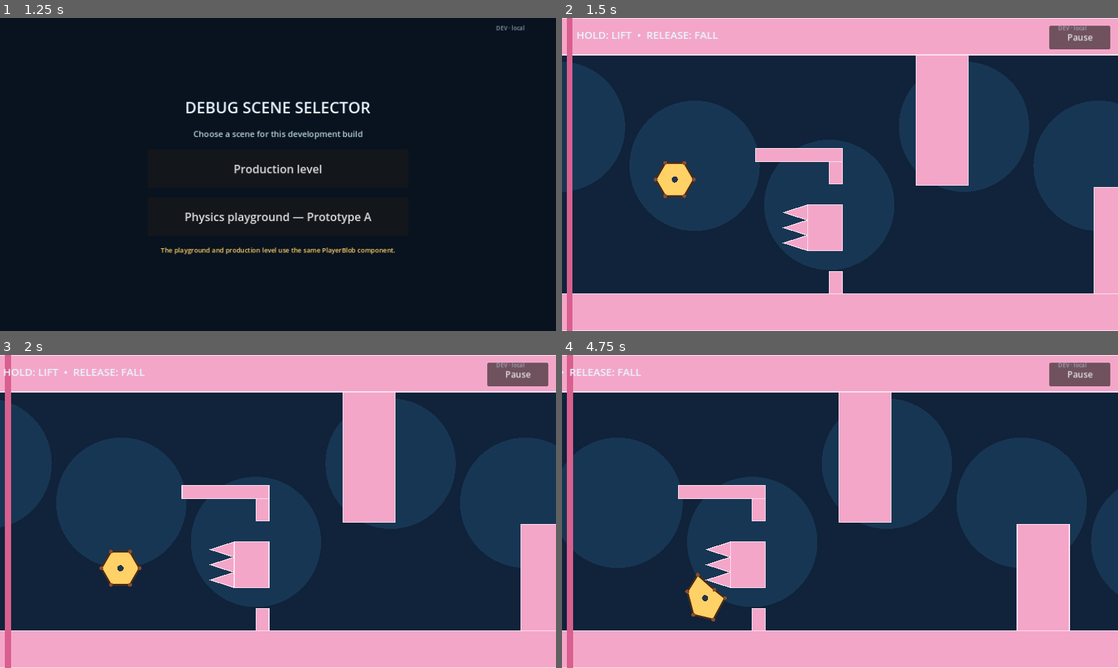
Above: before the commit, frames 1-4 (two rows, left to right).
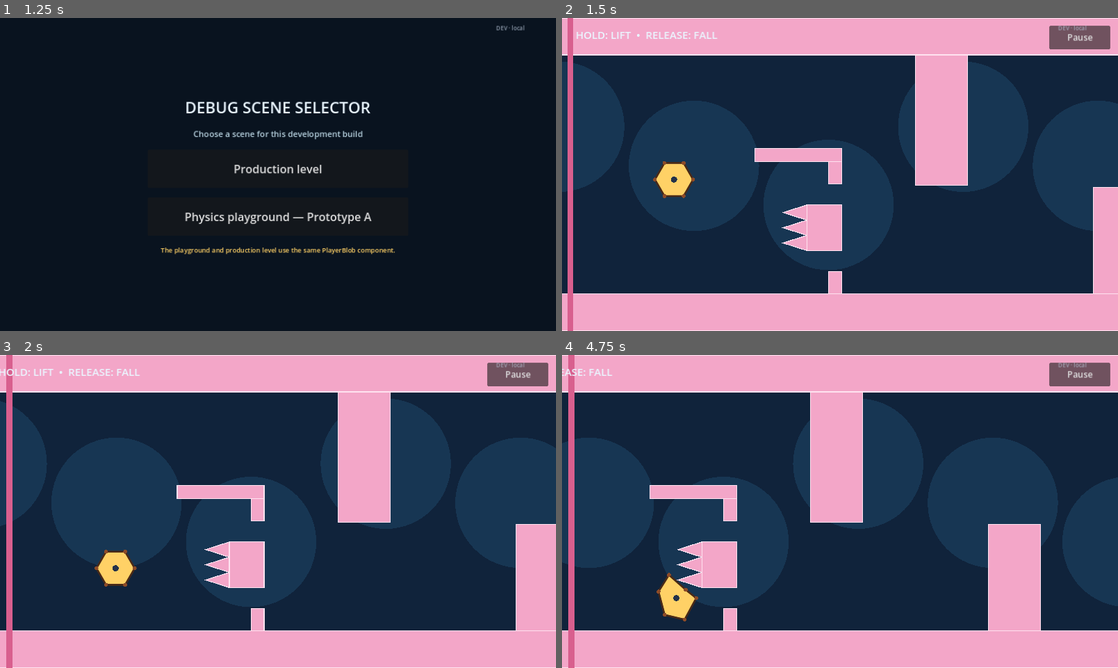
Above: after the commit, the same moments.

Repository: ted7007/test-ai-game
Game: Godot game, scene res://debug_launcher.tscn
Same seed, same stepped clock (60 frames per second), same inputs: the game is played once before the commit and once after it.
Inputs (mouse positions are in pixels of both pictures, inside the frame that each line leads up to):
- Up to frame 1 (1.25 s): click "DEV · local" at 0.5 s
- Up to frame 2 (1.5 s): click "Production level" at 1.25 s
- Up to frame 3 (2 s): no input
- Up to frame 4 (4.75 s): click "DEV · local" at 2 s; click "DEV · local" at 2.75 s; click "DEV · local" at 3.5 s; tap Enter at 4.25 s; move the mouse to (962, 495) at 4.27 s; hold Space (fly) from 4.28 s (still down); click (962, 495) at 4.42 s

Frame 1 is identical in both runs. In frame 2, 1.0% of the frame differs, in the area x 0-96%, y 0-100%; in frame 3, 3.1%; in frame 4, 13%, in the area x 0-92%, y 0-100%.
Error in both runs: Invalid assignment of property or key 'max_length' with value of type 'float' on a base object of type 'DampedSpringJoint2D'. (res://player/player_blob.gd:207)

Commit message:
Stabilize multi-character finish lifecycle

Diff:
--- a/main.gd
+++ b/main.gd
@@ -16,10 +16,10 @@
 const PAUSE_MENU_SCENE := preload("res://ui/pause_menu.tscn")
 
 @export_category("Camera pacing")
-@export_range(0.0, 300.0, 5.0, "suffix:px/s") var camera_base_scroll_speed := 55.0
-@export_range(0.0, 500.0, 10.0, "suffix:px") var camera_catchup_start_distance := 220.0
-@export_range(0.0, 3.0, 0.05) var camera_catchup_gain := 0.65
-@export_range(55.0, 500.0, 5.0, "suffix:px/s") var camera_max_scroll_speed := 220.0
+@export_range(0.0, 300.0, 5.0, "suffix:px/s") var camera_base_scroll_speed := 75.0
+@export_range(0.0, 500.0, 10.0, "suffix:px") var camera_catchup_start_distance := 180.0
+@export_range(0.0, 3.0, 0.05) var camera_catchup_gain := 0.75
+@export_range(55.0, 500.0, 5.0, "suffix:px/s") var camera_max_scroll_speed := 260.0
 
 @onready var camera: Camera2D = $Camera2D
 
@@ -33,8 +33,12 @@
 var _has_split := false
 var _touch_lift := false
 var _pause_menu: GamePauseMenu
+var _total_participants := 0
+var _finished_participants := 0
+var _lost_participants := 0
 
 func _ready() -> void:
+	_reset_attempt_result()
 	_register_player($PlayerBlob)
 	_build_level()
 	_build_ui()
@@ -47,6 +51,7 @@
 		_publish_debug_data(delta)
 		return
 	_elapsed += delta
+	var finished: Array[PlayerBlob] = []
 	var eliminated: Array[PlayerBlob] = []
 	var last_elimination_reason := "No players remaining"
 	for current_player in _players:
@@ -57,23 +62,28 @@
 			else:
 				current_player.recover_shape_in_place()
 				DebugLog.event("Small blob recovered from an unstable stretch")
-	_update_camera(delta)
-	for current_player in _players:
-		if current_player in eliminated:
-			continue
+	for current_player in _players:
 		if current_player.get_center_position().x >= FINISH_X:
-			_win_level()
-			break
-		if current_player.get_center_position().y > FALL_DEATH_Y:
+			finished.append(current_player)
+		elif current_player.get_center_position().y > FALL_DEATH_Y:
 			eliminated.append(current_player)
 			last_elimination_reason = "Fell below the level"
-		elif current_player.get_core_left_position() <= _left_wall_x():
-			eliminated.append(current_player)
-			last_elimination_reason = "Caught by the left wall"
+	for current_player in finished:
+		_finish_player(current_player)
 	for current_player in eliminated:
-		_remove_player(current_player)
-	if not _won and _players.is_empty():
-		_end_attempt(last_elimination_reason)
+		_lose_player(current_player, last_elimination_reason)
+	if _players.is_empty():
+		_complete_attempt(last_elimination_reason)
+	else:
+		_update_camera(delta)
+		var left_behind: Array[PlayerBlob] = []
+		for current_player in _players:
+			if current_player.get_core_left_position() <= _left_wall_x():
+				left_behind.append(current_player)
+		for current_player in left_behind:
+			_lose_player(current_player, "Caught by the left wall")
+		if _players.is_empty():
+			_complete_attempt("Caught by the left wall")
 	_publish_debug_data(delta)
 	queue_redraw()
 
@@ -93,6 +103,7 @@
 	_elapsed = 0.0
 	_has_split = false
 	_touch_lift = false
+	_reset_attempt_result()
 	get_tree().paused = false
 	_clear_players()
 	_spawn_player(INITIAL_PLAYER_POSITION, 1.0, true, Vector2.ZERO, Vector2.ZERO)
@@ -105,7 +116,7 @@
 	for current_player in _players:
 		current_player.set_touch_lift(false)
 	_pause_menu.show_menu(false, "GAME OVER\n%s" % reason)
-	DebugLog.event("Production attempt ended", reason)
+	DebugLog.event("Production attempt ended", "%s (%d / %d finished)" % [reason, _finished_participants, _total_participants])
 
 func _win_level() -> void:
 	_won = true
@@ -113,41 +124,68 @@
 	for current_player in _players:
 		current_player.set_touch_lift(false)
 	_pause_menu.show_menu(false, "FINISH!")
-	DebugLog.event("Production level finished")
+	DebugLog.event("Production level finished", "%d / %d finished" % [_finished_participants, _total_participants])
+
+func _complete_attempt(last_elimination_reason: String) -> void:
+	if _finished_participants > 0:
+		_win_level()
+	else:
+		_end_attempt(last_elimination_reason)
+
+func _finish_player(current_player: PlayerBlob) -> void:
+	if current_player not in _players:
+		return
+	_finished_participants += 1
+	_remove_player(current_player)
+	DebugLog.event("Player reached Finish", "%d active remaining" % _players.size())
+
+func _lose_player(current_player: PlayerBlob, reason: String) -> void:
+	if current_player not in _players:
+		return
+	_lost_participants += 1
+	_remove_player(current_player)
+	DebugLog.event("Player lost", reason)
+
+func _reset_attempt_result() -> void:
+	_total_participants = 0
+	_finished_participants = 0
+	_lost_participants = 0
 
 func _reset_camera() -> void:
 	_camera_x = HALF_VIEW_WIDTH
 	camera.global_position = Vector2(_camera_x, 360.0)
 
 func _update_camera(delta: float) -> void:
-	var focus_x := _get_player_group_center_x()
+	var focus_x := _get_leading_player_x()
 	var lead_distance := maxf(0.0, focus_x - _camera_x - camera_catchup_start_distance)
 	var scroll_speed := minf(camera_base_scroll_speed + lead_distance * camera_catchup_gain, maxf(camera_base_scroll_speed, camera_max_scroll_speed))
 	_camera_x = minf(_camera_x + scroll_speed * delta, WORLD_WIDTH - HALF_VIEW_WIDTH)
 	camera.global_position = Vector2(_camera_x, 360.0)
 
-func _get_player_group_center_x() -> float:
+func _get_leading_player_x() -> float:
 	if _players.is_empty():
 		return _camera_x
-	var total_x := 0.0
-	for current_player in _players:
-		total_x += current_player.get_center_position().x
-	return total_x / float(_players.size())
+	var leading_x := -INF
+	for current_player in _players:
+		leading_x = maxf(leading_x, current_player.get_center_position().x)
+	return leading_x
 
 func _left_wall_x() -> float:
 	return _camera_x - HALF_VIEW_WIDTH + LEFT_WALL_INSET
 
-func _register_player(new_player: PlayerBlob) -> void:
+func _register_player(new_player: PlayerBlob, count_toward_result := true) -> void:
 	_players.append(new_player)
+	if count_toward_result:
+		_total_participants += 1
 	new_player.set_touch_lift(_touch_lift)
 	new_player.split_requested.connect(_on_player_split_requested)
 
-func _spawn_player(spawn_position: Vector2, size_scale: float, allow_split: bool, inherited_velocity: Vector2, separation_impulse: Vector2) -> PlayerBlob:
+func _spawn_player(spawn_position: Vector2, size_scale: float, allow_split: bool, inherited_velocity: Vector2, separation_impulse: Vector2, count_toward_result := true) -> PlayerBlob:
 	var new_player := PLAYER_SCENE.instantiate() as PlayerBlob
 	new_player.configure_variant(size_scale, allow_split)
 	new_player.position = spawn_position
 	add_child(new_player)
-	_register_player(new_player)
+	_register_player(new_player, count_toward_result)
 	new_player.initialize_motion(inherited_velocity, separation_impulse)
 	return new_player
 
@@ -168,7 +206,10 @@
 		var direction_factor := centered_index / max_centered_index if child_count > 1 else 0.0
 		var child_position := split_origin + axis * SPLIT_CHILD_CLEARANCE * direction_factor
 		var child_impulse := axis * separation_impulse * direction_factor
-		_spawn_player(child_position, child_scale, children_can_split, inherited_velocity, child_impulse)
+		_spawn_player(child_position, child_scale, children_can_split, inherited_velocity, child_impulse, false)
+	# Split replaces one result participant with its children, rather than
+	# counting the disappearing source as an additional failed participant.
+	_total_participants += child_count - 1
 	_has_split = true
 	DebugLog.event("Player split", "%d children at %.2f scale" % [child_count, child_scale])
 
@@ -273,6 +314,10 @@
 		"vertical_velocity": leading_velocity.y,
 		"alive": not _players.is_empty(),
 		"players": _players.size(),
+		"participants_total": _total_participants,
+		"participants_finished": _finished_participants,
+		"participants_lost": _lost_participants,
+		"result": "%d / %d" % [_finished_participants, _total_participants],
 		"touch": "pressed" if (_touch_lift or Input.is_action_pressed("fly")) else "released",
 		"input": "spring blob",
 		"frame_time": delta * 1000.0,
